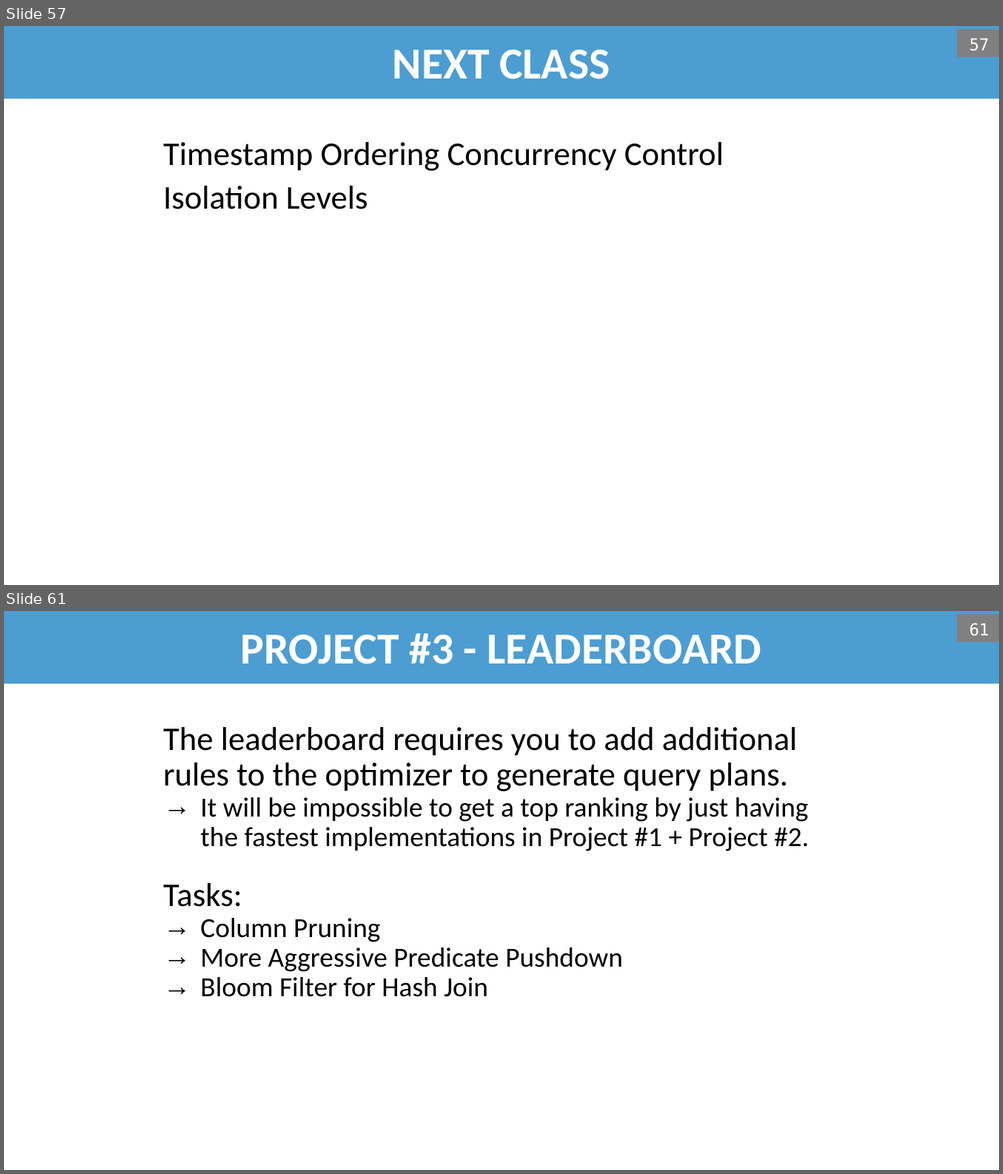
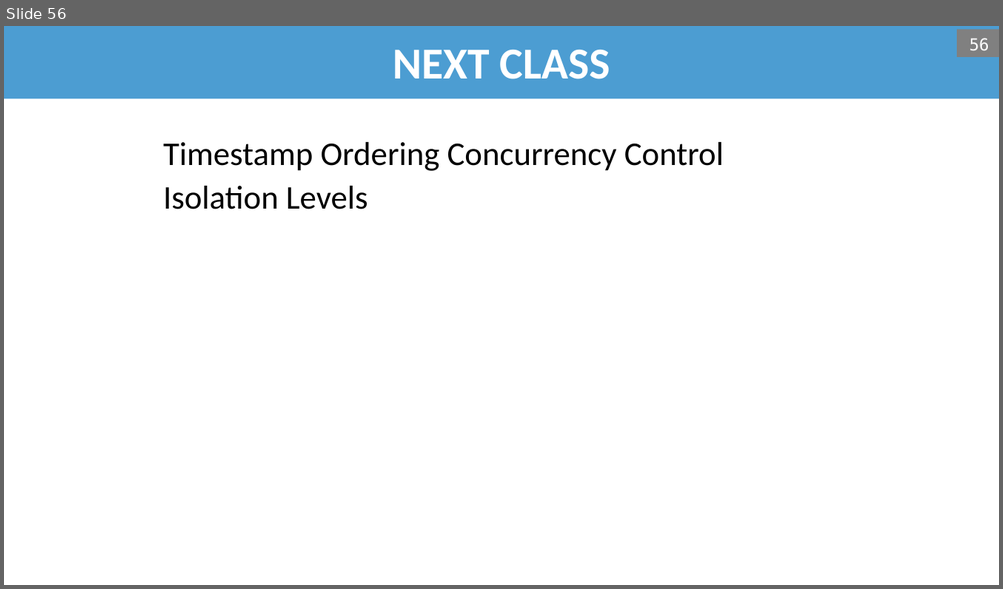
Before and after one commit to bsb20/bsb20.github.io, a slide deck: docs/421_f26/lectures/L17_2PL.pptx. Shown one above the other, each under a label of ours: slides 57 and 61 before the commit, slide 56 after it; the slides between them are not shown. The pictures are 1003x1174 and 1003x589 pixels, drawn with LibreOffice and Linux fonts; fonts in the diff are those of the drawing; background and template pictures are left out. Boxes give left, top, right and bottom in pixels: in the first picture for what was removed or moved away, otherwise in the second. Text is boxed around its words. In the diff, an @@ line names an element or a change of style, - is before the commit and + after.

```diff
--- a/docs/421_f26/lectures/L17_2PL.pptx
+++ b/docs/421_f26/lectures/L17_2PL.pptx
@@ slide 61 removed at [4,611,999,1170], background #FFFFFF @@
@@ title removed at [4,611,999,684] @@
-PROJECT #3 - LEADERBOARD
@@ page number removed at [957,614,999,642] @@
-61
@@ text removed at [163,727,808,997] @@
-The leaderboard requires you to add additional rules to the optimizer to generate query plans.
-  → It will be impossible to get a top ranking by just having the fastest implementations in Project #1 + Project #2.
-Tasks:
-  → Column Pruning
-  → More Aggressive Predicate Pushdown
-  → Bloom Filter for Hash Join
@@ what was slide 57 is now slide 56 @@
@@ page number at [969,38,989,50]: text changed @@
-57
+56
```
Also in this commit, not shown: 6 slides changed, 6 other slides removed, 1 other file.
